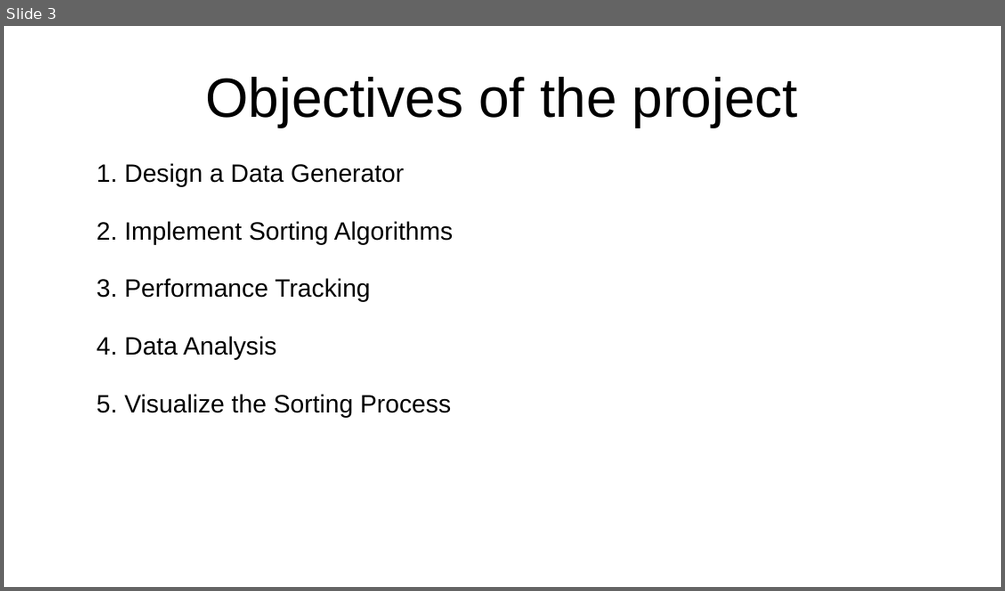
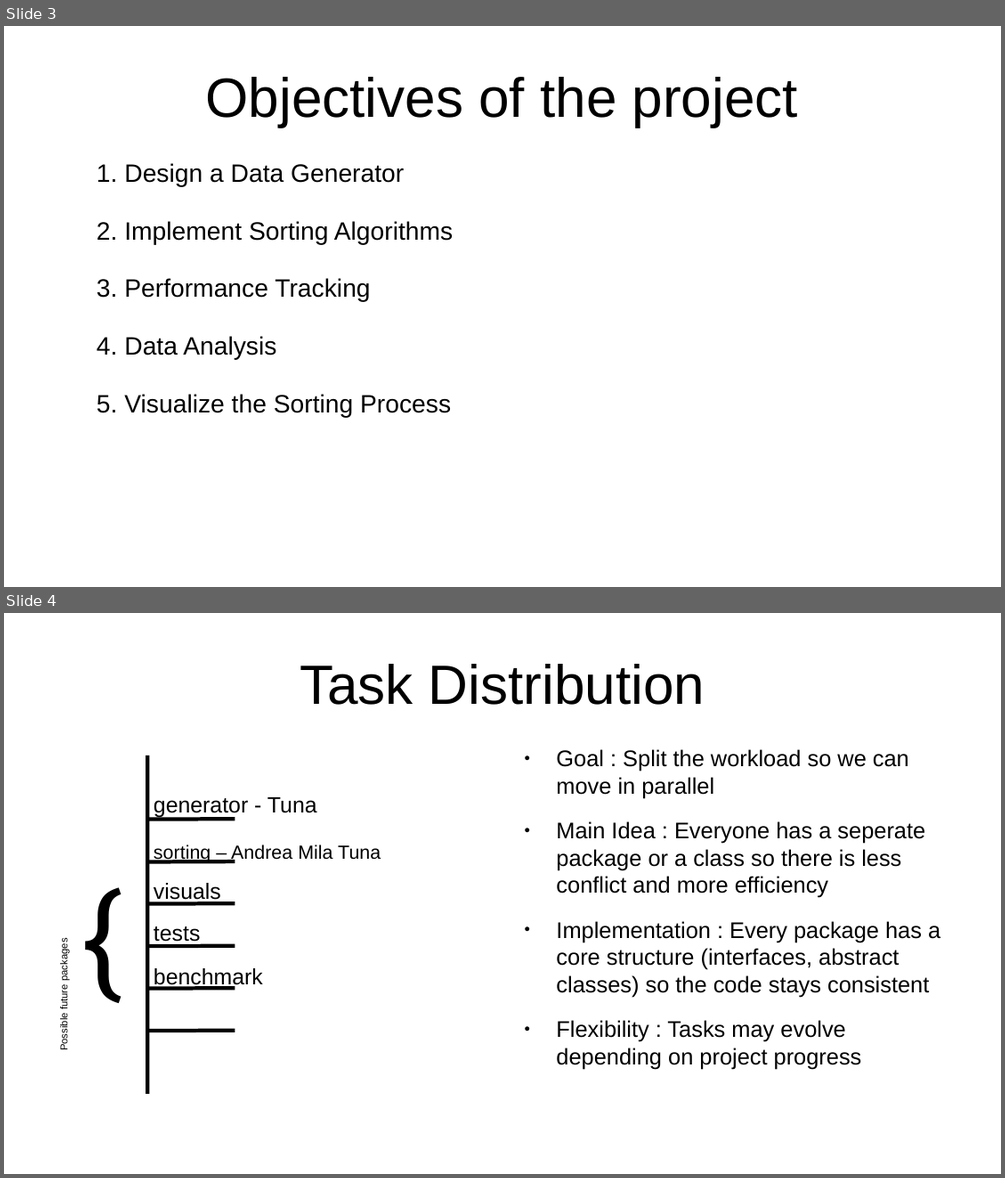
Before and after one commit to tuntuta123/sorting-algorithm-analysis, a slide deck: presentation.odp. Shown one above the other, each under a label of ours: slide 3 before the commit, slides 3 and 4 after it. The pictures are 1005x591 and 1005x1178 pixels, drawn with LibreOffice and Linux fonts; fonts in the diff are those of the drawing. Boxes give left, top, right and bottom in pixels: in the first picture for what was removed or moved away, otherwise in the second. Text is boxed around its words. In the diff, an @@ line names an element or a change of style, - is before the commit and + after.

Commit message:
presentation progress

```diff
--- a/presentation.odp
+++ b/presentation.odp
@@ slide 4 added at box(4, 613, 1001, 1174), background #FFFFFF @@
@@ title added at box(299, 664, 704, 705), 44 pt, text #000000 @@
+Task Distribution
@@ line added from (148, 755) to (148, 1094), #000000 3 pt @@
@@ text added at box(556, 749, 940, 1069), 18 pt, text #000000 @@
+● Goal : Split the workload so we can move in parallel
+● Main Idea : Everyone has a seperate package or a class so there is less conflict and more efficiency
+● Implementation : Every package has a core structure (interfaces, abstract classes) so the code stays consistent
+● Flexibility : Tasks may evolve depending on project progress
@@ text added at box(154, 797, 317, 818), 17.6 pt, text #000000 @@
+generator - Tuna
@@ line added from (148, 819) to (235, 819), #000000 3 pt @@
@@ text added at box(154, 844, 380, 863), 15.2 pt, text #000000 @@
+sorting – Andrea Mila Tuna
@@ text added at box(40, 860, 271, 1093), 96 pt, text #000000 @@
+{
@@ line added from (148, 861) to (235, 861), #000000 3 pt @@
@@ line added from (148, 903) to (235, 903), #000000 3 pt @@
@@ text added at box(154, 883, 221, 904), 17.6 pt, text #000000 @@
+visuals
@@ text added at box(154, 926, 200, 946), 17.6 pt, text #000000 @@
+tests
@@ text added at box(58, 941, 70, 1049), 8 pt, text #000000 @@
+Possible future packages
@@ line added from (148, 946) to (235, 946), #000000 3 pt @@
@@ text added at box(154, 968, 263, 989), 17.6 pt, text #000000 @@
+benchmark
@@ line added from (148, 989) to (235, 989), #000000 3 pt @@
@@ line added from (148, 1031) to (235, 1030), #000000 3 pt @@
```
Also in this commit, not shown: 1 other slide added.
